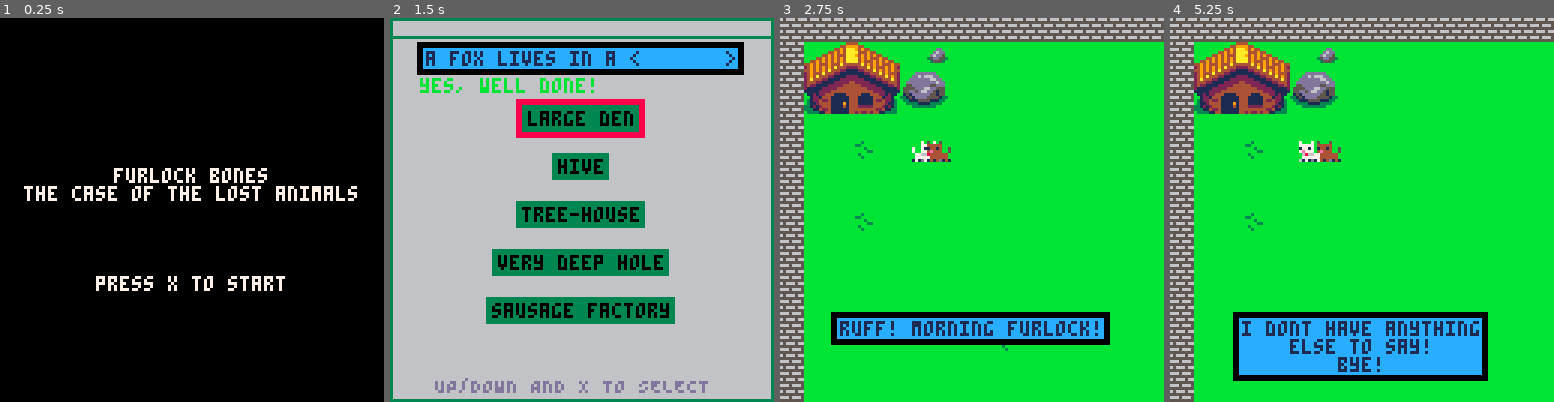
Above: before the commit, frames 1-4 (left to right).
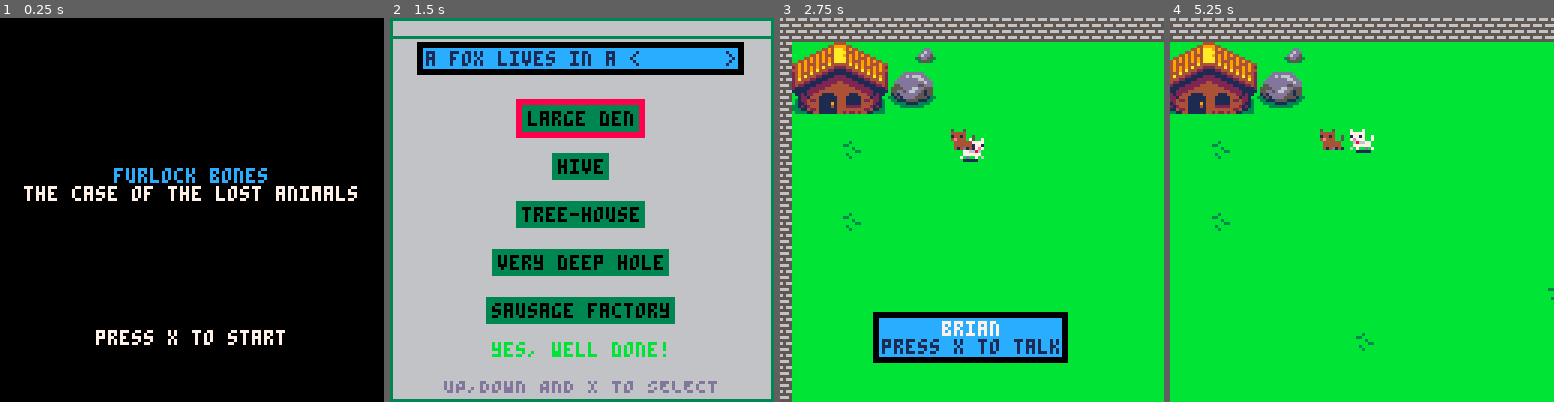
Above: after the commit, the same moments.

Repository: Mackeriah/FurlockBones-game
Game: PICO-8 cartridge furlock bones.p8
Two runs of this game, one before a commit and one after it. Both use one fixed random seed, a clock stepped at 60 frames per second and the inputs below.
Inputs:
- Up to frame 1 (0.25 s): no input
- Up to frame 2 (1.5 s): tap X (X key) at 0.33, 1.07 s; tap O (Z key) at 0.7 s
- Up to frame 3 (2.75 s): hold Right 1.6-2.1 s; tap O (Z key) at 1.7, 2.1, 2.5 s; tap X (X key) at 1.85 s; hold Up 2.15-2.42 s; hold Right from 2.47 s (still down)
- Up to frame 4 (5.25 s): tap O (Z key) every 0.4 s from 2.9 to 4.9 s; tap X (X key) at 2.97, 4.08, 5.2 s; release Right at 3.03 s; hold Left 3.08-3.58 s; hold Down 3.63-3.97 s; hold Right 4.02-4.68 s; hold Up 4.73-5.03 s; hold Left from 5.08 s (still down)

The runs differ from the first frame. In frame 1, 2.2% of the frame differs, in the area x 25-75%, y 39-86%; in frame 2, 2.6%; in frame 3, 14%; in frame 4, 25%, in the area x 0-100%, y 0-100%.

Commit message:
lots
- renamed functions
- extracted minigame from conversation system and put into it's own function
- other stuff and some unused variables removed

Diff:
--- a/furlock bones.p8
+++ b/furlock bones.p8
@@ -19,8 +19,8 @@
 	tmp_camera_x = 0
 	tmp_camera_y = 0
 	activeGame = false
-	anim_time = 0
-	anim_wait = 0.1
+	playerAnimTime = 0
+	playerAnimWait = 0.1
 	owl_time = 0
 	owl_wait = 1
 	map_swapper()
@@ -37,7 +37,8 @@
 	track_1start = 0 -- this indicates the point in the music the track starts
 	track_2start = 11
 	musicState = 'start' -- used for music, seems bizarely complex!
-	show_inventory = false
+	create_inventory()
+	-- show_inventory = false
 end
 
 -- map compress related, try to add to function or init
@@ -50,15 +51,15 @@
 	if activeGame == true  then
 		animate_player()
 		animate_owl()
-		if show_inventory == false then
+		on_inventory_button_press()
+		if show_inventory == false then -- stop player moving if inventory displayed
 			move_player() -- MUST be before camera_follow_player
-		end
-		camera_follow_player() -- MUST be after move_player
-		conversation_system()
-		--draw_pages_minigame() -- based on draw_conversation
-		move_brian()
-		doMapStuff()
-		view_inventory()
+			camera_follow_player() -- MUST be after move_player
+			conversation_system()
+			move_brian()
+			check_character_collision()
+			doMapStuff()
+		end
 	else -- if on menu then start game
 		if (btnp(❎)) then activeGame = true end
 	end
@@ -70,17 +71,21 @@
 	if activeGame == true then draw_game() end
 	-- player.x-20,player.y-20,8
 	-- print(text.string[2])
-	-- print(text.string[3])
+	-- print("x: "..player.x-20,player.y-20,8)
 end
 
 function draw_menu()
-	format_text_centered(text_array, 7) -- display menu text
+	height = 50
+	print_centered("furlock bones", height, 12)
+	height += 6
+	print_centered("the case of the lost animals", height, 7)
+	height += 6*8
+	print_centered("press x to start", height, 7)
 end
 
 function draw_game()
 	if show_inventory == false then
 		camera(camera_x,camera_y) -- run before map to avoid inventory stutter
-
 		map(0,0,0,0,128,32) -- draw game level
 		spr(player.sprite,player.x,player.y,1,1,player.direction==-1)
 		spr(brian.sprite,brian.x,brian.y,1,1,brian.direction==-1)
@@ -90,17 +95,11 @@
 		if text.active == true then draw_conversation()	end
 	end
 	if show_inventory == true then
-		tmp_camera_x = camera_x -- store previous camera position so we can return to it later
-		tmp_camera_y = camera_y
+		draw_inventory()
 		camera_x = 0 -- put camera at 0,0 as that's the way I'm drawing sentence game
 		camera_y = 0
 		camera(camera_x,camera_y)
-		rectfill(0, 0, 127, 127, 6) -- fill screen
-		rect(0, 0, 127, 127, 3) -- screen border
-		rect(0, 0, 127, 6, 3) -- top heading
-		--string = "inventory"
-		--print(string,64 - (#string * 2),1,7) -- heading text
-		if text.pages == true then draw_pages_minigame() end
+		if text.pages == true then draw_animal_questions() end
 	end
 end
 
@@ -179,20 +178,37 @@
 	-- print(t)
 end
 
-function view_inventory()
+function create_inventory()
+	inventory={}
+	show_inventory = false
+	inventory.state = "questions"
+end
+
+function on_inventory_button_press()
 	if (btnp(🅾️)) and show_inventory == false then
 		show_inventory = true
-		camera(0,0) -- move camera to 0,0 as we always display inventory here
-		previous_conversation_state = conversation_state -- store this so we can return to previous later
-		conversation_state = "habitat"
+		tmp_camera_x = camera_x -- store current camera x,y so we can return to it later
+		tmp_camera_y = camera_y
 	elseif (btnp(🅾️)) and show_inventory == true then
 		show_inventory = false
-		conversation_state = previous_conversation_state -- return to previous convo state
-		camera_x = tmp_camera_x
+		camera_x = tmp_camera_x -- return camera to previous position
 		camera_y = tmp_camera_y
 	end
 end
 
+function draw_inventory()
+	-- draw inventory (which currently is just the question mini-game)
+	if (inventory.state == "top") then
+		rectfill(0, 0, 127, 127, 7) -- fill screen
+		rect(0, 0, 127, 127, 3) -- screen border
+		rect(0, 0, 127, 6, 3) -- top heading
+	elseif (inventory.state == "questions") then
+		question_minigame()
+		rectfill(0, 0, 127, 127, 6) -- fill screen
+		rect(0, 0, 127, 127, 3) -- screen border
+		rect(0, 0, 127, 6, 3) -- top heading
+	end
+end
 
 -->8
 --player functions
@@ -214,15 +230,15 @@
 
 function animate_player()
 	if player.velocity_x != 0 or player.velocity_y != 0 then
-		if time() - anim_time > anim_wait then
+		if time() - playerAnimTime > playerAnimWait then
 			player.sprite += 1
-			anim_time = time()
+			playerAnimTime = time()
 			if (player.sprite > 4 ) then
 				player.sprite = 1
 			end
 		end
 	else
-		anim_time = 0
+		playerAnimTime = 0
 		player.sprite = 1
 	end
 end
@@ -358,11 +374,45 @@
 	end
 end
 
+function brian_collision(playerx,playery,charx,chary)
+	if charx +10 > playerx and charx < playerx +10 and chary +10 > playery and chary < playery +10 then
+	brian.speed = 0
+  		if conversation_state == "none" then
+			conversation_state = "start"
+			text.character = "brian"
+			notNowBrian = true
+			brianWaiting = time()
+		end
+	else
+		if text.character == "brian" then -- if player walks away instead of starting conversation
+			brian.speed = 0.2
+			conversation_state = "none"
+			text.character = "nobody"
+			text.active = false
+		end
+ 	end
+end
+
 function create_owl()
 	owl={}
 	owl.x = 476
 	owl.y = 8
 	owl.sprite = 5
+end
+
+function owl_collision(playerx,playery,charx,chary)
+	if charx +10 > playerx and charx < playerx +18 and chary +56 > playery and chary < playery +10 then
+  		if conversation_state == "none" then
+			conversation_state = "start"
+			text.character = "owl"
+		end
+	else
+		if text.character == "owl" then -- if player walks away instead of starting conversation
+			conversation_state = "none"
+			text.character = "nobody"
+			text.active = false
+		end
+ 	end
 end
 
 function animate_owl()
@@ -390,6 +440,41 @@
 	sign2.x = 416
 	sign2.y = 16
 	sign2.sprite = 19
+end
+
+function sign_collision(playerx,playery,charx,chary)
+	if charx +10 > playerx and charx < playerx +10 and chary +10 > playery and chary < playery +10 then
+  		if conversation_state == "none" then
+			conversation_state = "sign"
+			readingSign = true
+			text.character = "sign"
+		end
+	else
+		if text.character == "sign" then -- if player walks away instead of starting conversation
+			conversation_state = "none"
+			readingSign = false
+			text.character = "nobody"
+			text.active = false
+		end
+ 	end
+end
+
+function check_character_collision()
+	-- check if next to Wise Old Owl
+	if (owl_collision(player.x,player.y,owl.x,owl.y)) == true then
+	end
+
+	-- check if next to a sign
+	if player.x > 400 then
+		if (sign_collision(player.x,player.y,sign2.x,sign2.y)) == true then
+		end
+	else
+		if (sign_collision(player.x,player.y,sign1.x,sign1.y)) == true then
+		end
+	end
+
+
+
 end
 
 
@@ -472,67 +557,11 @@
 	end
 end
 
-function brian_collision(playerx,playery,charx,chary)
-	if charx +10 > playerx and charx < playerx +10 and chary +10 > playery and chary < playery +10 then
-	brian.speed = 0
-  		if conversation_state == "none" then
-			conversation_state = "start"
-			text.character = "brian"
-			notNowBrian = true
-			brianWaiting = time()
-		end
-	else
-		if text.character == "brian" then -- if player walks away instead of starting conversation
-			brian.speed = 0.2
-			conversation_state = "none"
-			text.character = "nobody"
-			text.active = false
-		end
- 	end
-end
-
-function owl_collision(playerx,playery,charx,chary)
-	if charx +10 > playerx and charx < playerx +18 and chary +56 > playery and chary < playery +10 then
-  		if conversation_state == "none" then
-			conversation_state = "start"
-			text.character = "owl"
-		end
-	else
-		if text.character == "owl" then -- if player walks away instead of starting conversation
-			conversation_state = "none"
-			text.character = "nobody"
-			text.active = false
-		end
- 	end
-end
-
-function sign_collision(playerx,playery,charx,chary)
-	if charx +10 > playerx and charx < playerx +10 and chary +10 > playery and chary < playery +10 then
-  		if conversation_state == "none" then
-			conversation_state = "sign"
-			readingSign = true
-			text.character = "sign"
-		end
-	else
-		if text.character == "sign" then -- if player walks away instead of starting conversation
-			conversation_state = "none"
-			readingSign = false
-			text.character = "nobody"
-			text.active = false
-		end
- 	end
-end
-
 
 -->8
 -- conversation and text functions (includes menu)
-function format_text_centered(array, colour) -- used for menu
-
-	height = 50
-	for i in all(array) do
-		print(i,64-#i*2, height, colour)
-		height += 6
-	end
+function print_centered(str, height, colour)
+	print(str, 64 - (#str * 2), height, colour)
 end
 
 function init_conversation_text()
@@ -555,7 +584,7 @@
 	text.active = true -- draw game displays conversation if this is true
 end
 
-function new_pages(txt)
+function store_animal_questions(txt)
 	-- function called if conversation_state is a certain value and when called
 	-- predefined text is stored in the text.string array and can handle multiple strings
 	-- being passed to it and stores each in their own array element
@@ -563,10 +592,9 @@
 	text.pages = true -- draw game displays pages minigame if this is true
 end
 
-function new_pages_answers(txt)
-	-- function called if conversation_state is a certain value and when called
-	-- predefined text is stored in the text.string array and can handle multiple strings
-	-- being passed to it and stores each in their own array element
+function store_animal_answers(txt)
+	-- function called if conversation_state == habitat and predefined text is stored in
+	-- text.string array which can handle multiple strings and stores each in own array element
 	text.pages_answers = txt
 end
 
@@ -614,92 +642,74 @@
 end
 
 function conversation_system()
-
-	-- check if next to Wise Old Owl
-	if (owl_collision(player.x,player.y,owl.x,owl.y)) == true then
-	end
-
-	-- check if next to a sign
-	if player.x > 400 then
-		if (sign_collision(player.x,player.y,sign2.x,sign2.y)) == true then
-		end
-	else
-		if (sign_collision(player.x,player.y,sign1.x,sign1.y)) == true then
-		end
-	end
-
 	-- none == no conversation
 	-- start == player can choose to start conversation
 	-- levelx == player in conversation
-	if conversation_state == "start" then
-		new_conversation({text.character,"press x to talk"})
-		if (btnp(❎)) then
-			conversation_state = "level1"
-		end
-	-- BRIAN
-	elseif conversation_state == "level1" and text.character == "brian" then
-		new_conversation({"ruff! morning furlock!"})
-		if (btnp(❎)) then
-			conversation_state = "level2"
-		end
-	elseif conversation_state == "level2" and text.character == "brian" then
-		new_conversation({"i dont have anything","else to say!","bye!"})
-		if (btnp(❎)) then
-			conversation_state = "none"
-		end
-
-	-- OWL
-	elseif conversation_state == "level1" and text.character == "owl" then
-		new_conversation({"hmm, what now furlock?"})
-		if (btnp(❎)) then
-			conversation_state = "level2"
-		end
-	elseif conversation_state == "level2" and text.character == "owl" then
-		new_conversation({"hurrumph!"})
-		if (btnp(❎)) then
-			conversation_state = "none"
-		end
-
-	-- SIGNS
-	elseif conversation_state == "sign" and player.x < 400 then
-		new_conversation({text.character, "press x to read"})
-		if (btnp(❎)) then
-			conversation_state = "sign2"
-		end
-	elseif conversation_state == "sign2" then
-		new_conversation({"owl's house this way"})
-		if (btnp(❎)) then
-			conversation_state = "none"
-		end
-
-	elseif conversation_state == "sign" and player.x > 400 then
-		new_conversation({text.character, "press x to read"})
-		if (btnp(❎)) then
-			conversation_state = "sign3"
-		end
-	elseif conversation_state == "sign3" then
-		new_conversation({"i'm very busy you know"})
-		if (btnp(❎)) then
-			conversation_state = "none"
-		end
-
-	elseif conversation_state == "habitat" then
-		new_pages({"a fox lives in a <       >"})
-		new_pages_answers({"large den", "hive", "tree-house","very deep hole","sausage factory"})
+	if show_inventory == false then -- to stop buttons affecting conversations
+		if conversation_state == "start" then
+			new_conversation({text.character,"press x to talk"})
+			if (btnp(❎)) then
+				conversation_state = "level1"
+			end
+
+		-- BRIAN
+		elseif conversation_state == "level1" and text.character == "brian" then
+			new_conversation({"ruff! morning furlock!"})
+			if (btnp(❎)) then
+				conversation_state = "level2"
+			end
+		elseif conversation_state == "level2" and text.character == "brian" then
+			new_conversation({"i dont have anything","else to say!","bye!"})
+			if (btnp(❎)) then
+				conversation_state = "none"
+			end
+
+		-- OWL
+		elseif conversation_state == "level1" and text.character == "owl" then
+			new_conversation({"hmm, what now furlock?"})
+			if (btnp(❎)) then
+				conversation_state = "level2"
+			end
+		elseif conversation_state == "level2" and text.character == "owl" then
+			new_conversation({"hurrumph!"})
+			if (btnp(❎)) then
+				conversation_state = "none"
+			end
+
+		-- SIGNS
+		elseif conversation_state == "sign" and player.x < 400 then
+			new_conversation({text.character, "press x to read"})
+			if (btnp(❎)) then
+				conversation_state = "sign2"
+			end
+		elseif conversation_state == "sign2" then
+			new_conversation({"owl's house this way"})
+			if (btnp(❎)) then
+				conversation_state = "none"
+			end
+		elseif conversation_state == "sign" and player.x > 400 then
+			new_conversation({text.character, "press x to read"})
+			if (btnp(❎)) then
+				conversation_state = "sign3"
+			end
+		elseif conversation_state == "sign3" then
+			new_conversation({"i'm very busy you know"})
+			if (btnp(❎)) then
+				conversation_state = "none"
+			end
+		end
+	end
+end
+
+function question_minigame()
+	if inventory.state == "questions" then
+		store_animal_questions({"a fox lives in a <       >"})
+		store_animal_answers({"large den", "hive", "tree-house","very deep hole","sausage factory"})
 		text.pages_correct = 1
 	end
 end
 
-text_array = {}
-text_array[1] = "furlock bones"
-text_array[2] = "the case of the lost animals"
-text_array[3] = ""
-text_array[4] = ""
-text_array[5] = ""
-text_array[6] = ""
-text_array[7] = "press x to start"
-
-function draw_pages_minigame()
+function draw_animal_questions()
 	-- ** QUESTION LOGIC**
 	-- determine longest line of text
 	local maxTextWidth = 0
@@ -763,14 +773,14 @@
 		rectfill(tx-2,ty-2,tx+#txt*4,ty+6,3) -- this draws the box
 		print(txt, tx, ty, 0) -- print the current possible answer
 		if correct == true then
-			print("yes, well done!",10,20,11)
+			print_centered("yes, well done!",108,11)
 		elseif correct == false then
-			print("i don't think that's right.",10,20,8)
-		end
-		print("UP/DOWN AND X TO SELECT",15,120,13)
-	end
-
-	-- change selected question
+			print_centered("i don't think that's right", 108, 8)
+		end
+		print_centered("UP,DOWN AND X TO SELECT", 120, 13)
+	end
+
+	-- use up and down to select a question
 	if (btnp(3)) then
 		if text.pages_selection > #text.pages_answers-1 then
 			text.pages_selection = 1
@@ -790,16 +800,16 @@
 		end
 	end
 
-	-- check for correct answer
+	-- check if correct
 	if (btnp(❎)) then
 		if text.pages_selection == text.pages_correct then correct = true
 		else correct = false end
 	end
 end
 
+
 -->8
 -- back of house functions
-
 function toggle_debug_mode()
 	if (btnp(🅾️)) and (debug_mode == false) then
 		debug_mode = true
@@ -888,7 +898,6 @@
 	char6=_n
 end
 
--- music function
 function musicControl()
 	if (activeGame == false) and musicState != 'menu' then
 			music(track_2start,0,120)
@@ -900,7 +909,7 @@
 	end
 end
 
--- maps
+-- map strings
 owen="qa_?ce-?ja-?ciqabaaadmaadm-?ea6ace-?ea-aam-aa2-?ca6a??qc?pqba2aaam-aaaabay6bf<5caqabaa6bfaaaeqaaa2aaaqab?laaguaaaqab?taaeaaa?l6bf<)aa<)bea6bgaaafu-?daabe<?aa<)ag<pda<?ag<)aa2-?1a-b?}aai2-b?)aai6-?c2-?ja-?c6aca"
 map0 = "ac_?@m=?t<6rh>pbp<ppam=? a6c?l_dgj[qh>?ap<ppam=?0aafli=d8<6ipi=d8<6i?5-dej{uf>?ap<ppam=?!a-?m-ahn<pbpy{v?t-d?+d …(252 unchanged characters)…
 
